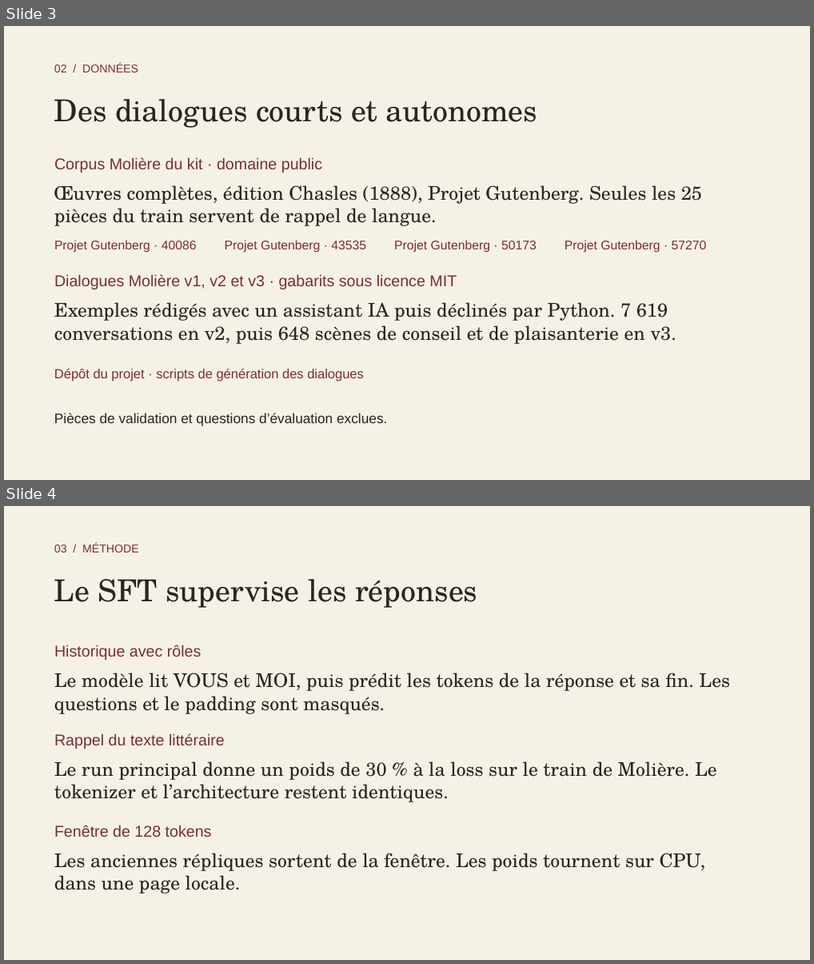
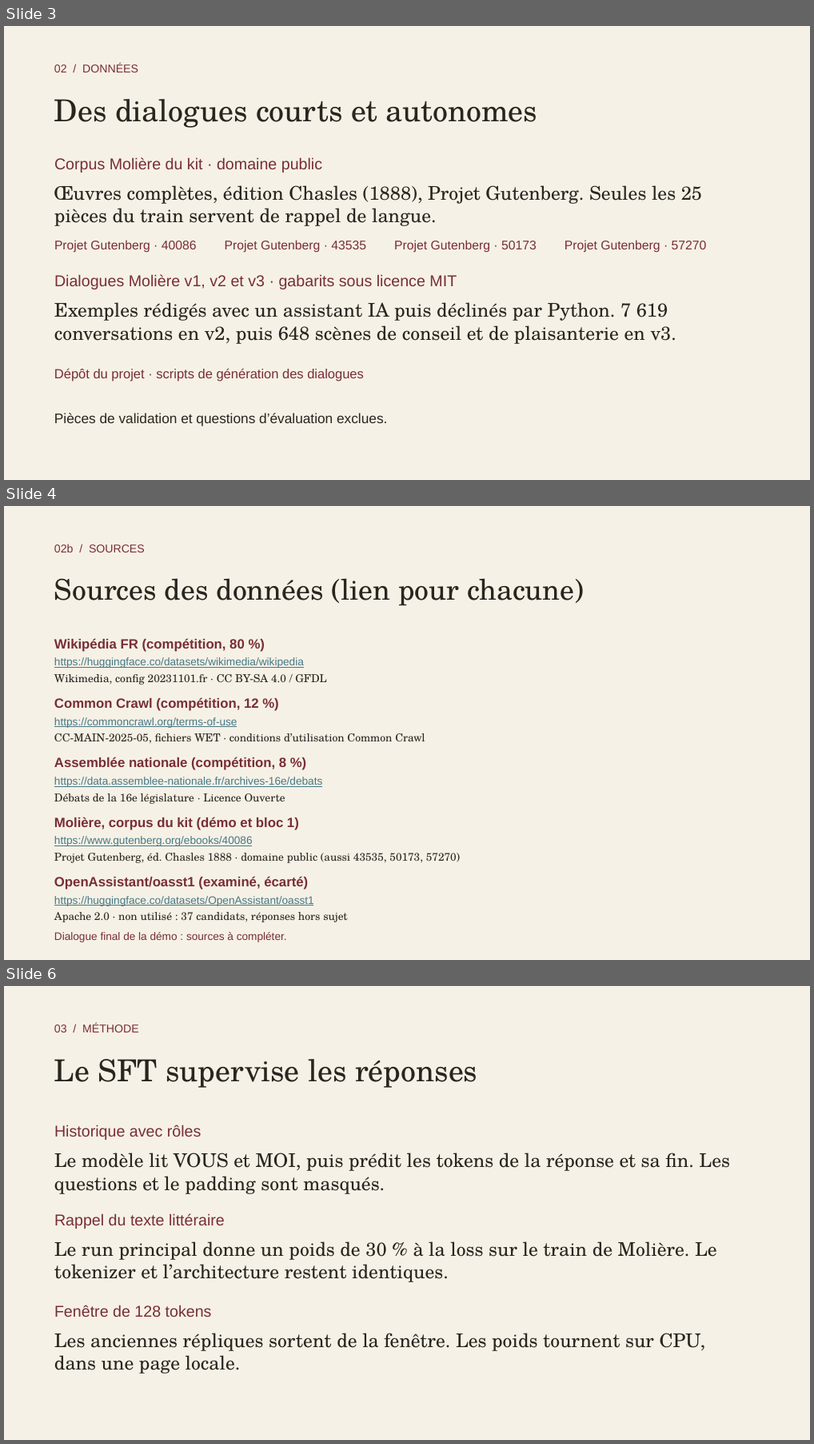
Before and after one commit to MatisseGrl/piscine_Lab, a slide deck: report/Feed-the-Beast-demo.pptx. Shown one above the other, each under a label of ours: slides 3 and 4 before the commit, slides 3, 4 and 6 after it; the slides between them are not shown. The pictures are 814x964 and 814x1444 pixels, drawn with LibreOffice and Linux fonts; fonts in the diff are those of the drawing. Boxes give left, top, right and bottom in pixels: in the first picture for what was removed or moved away, otherwise in the second. Text is boxed around its words. In the diff, an @@ line names an element or a change of style, - is before the commit and + after.

Commit message:
Write final ablation report, datasheet, defense sheet and source slides

```diff
--- a/report/Feed-the-Beast-demo.pptx
+++ b/report/Feed-the-Beast-demo.pptx
@@ slide 4 added at box(4, 506, 810, 960), background #F6F1E6 @@
@@ text added at box(54, 544, 145, 552), 13.5 pt, text #782E36 @@
+02b / SOURCES
@@ text added at box(54, 578, 584, 606), 34 pt, text #29251F @@
+Sources des données (lien pour chacune)
@@ text added at box(54, 638, 245, 652), 16 pt, text #782E36, bold @@
+Wikipédia FR (compétition, 80 %)
@@ text added at box(54, 657, 304, 668), 13 pt, text #467886, underline @@
+https://huggingface.co/datasets/wikimedia/wikipedia
@@ text added at box(54, 674, 326, 684), 13 pt, text #29251F @@
+Wikimedia, config 20231101.fr · CC BY-SA 4.0 / GFDL
@@ text added at box(54, 697, 259, 711), 16 pt, text #782E36, bold @@
+Common Crawl (compétition, 12 %)
@@ text added at box(54, 717, 238, 728), 13 pt, text #467886, underline @@
+https://commoncrawl.org/terms-of-use
@@ text added at box(54, 733, 425, 744), 13 pt, text #29251F @@
+CC-MAIN-2025-05, fichiers WET · conditions d’utilisation Common Crawl
@@ text added at box(54, 756, 286, 770), 16 pt, text #782E36, bold @@
+Assemblée nationale (compétition, 8 %)
@@ text added at box(54, 776, 322, 787), 13 pt, text #467886, underline @@
+https://data.assemblee-nationale.fr/archives-16e/debats
@@ text added at box(54, 793, 286, 804), 13 pt, text #29251F @@
+Débats de la 16e législature · Licence Ouverte
@@ text added at box(54, 816, 299, 830), 16 pt, text #782E36, bold @@
+Molière, corpus du kit (démo et bloc 1)
@@ text added at box(54, 836, 253, 846), 13 pt, text #467886, underline @@
+https://www.gutenberg.org/ebooks/40086
@@ text added at box(54, 852, 460, 863), 13 pt, text #29251F @@
+Projet Gutenberg, éd. Chasles 1888 · domaine public (aussi 43535, 50173, 57270)
@@ text added at box(54, 876, 308, 889), 16 pt, text #782E36, bold @@
+OpenAssistant/oasst1 (examiné, écarté)
@@ text added at box(54, 896, 314, 906), 13 pt, text #467886, underline @@
+https://huggingface.co/datasets/OpenAssistant/oasst1
@@ text added at box(54, 912, 348, 922), 13 pt, text #29251F @@
+Apache 2.0 · non utilisé : 37 candidats, réponses hors sujet
@@ text added at box(54, 932, 287, 942), 13 pt, text #782E36 @@
+Dialogue final de la démo : sources à compléter.
@@ what was slide 4 is now slide 6 @@
```
Also in this commit, not shown: 1 other slide added, 6 other files.
